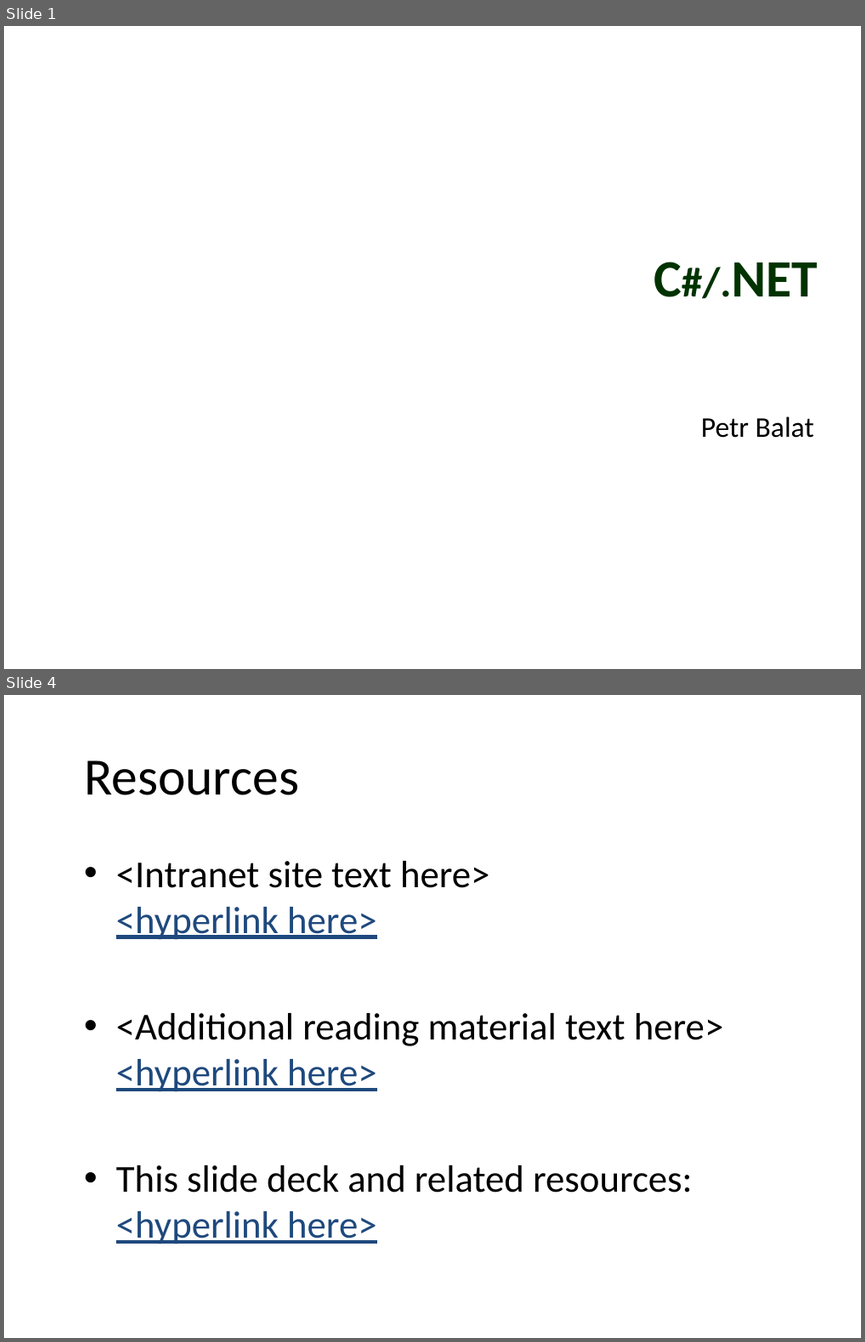
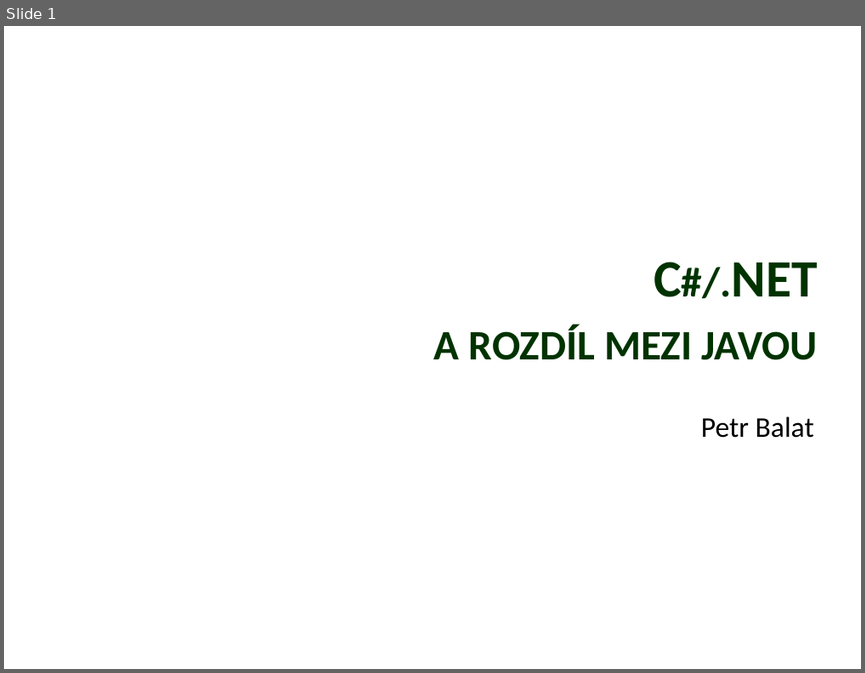
Before and after one commit to petrbalat/Skoleni-Csharp-NET, a slide deck: prezentace.pptx. Shown one above the other, each under a label of ours: slides 1 and 4 before the commit, slide 1 after it; the slides between them are not shown. The pictures are 865x1342 and 865x673 pixels, drawn with LibreOffice and Linux fonts; fonts in the diff are those of the drawing; background and template pictures are left out. Boxes give left, top, right and bottom in pixels: in the first picture for what was removed or moved away, otherwise in the second. Text is boxed around its words. In the diff, an @@ line names an element or a change of style, - is before the commit and + after.

```diff
--- a/prezentace.pptx
+++ b/prezentace.pptx
@@ slide 4 removed at (4,695,861,1338), background picture (left out) @@
@@ title removed at (84,760,299,795) @@
-Resources
@@ text removed at (116,861,723,1244) @@
-• <Intranet site text here>
-  <hyperlink here>
-• <Additional reading material text here>
-  <hyperlink here>
-• This slide deck and related resources:
-  <hyperlink here>
@@ slide 1 changed as well @@
@@ title at (434,261,817,360): text changed @@
-C#/.NET
+C#/.NET
+a rozdíl mezi javou
```
Also in this commit, not shown: 9 slides added, 3 other slides removed, 5 other files.
